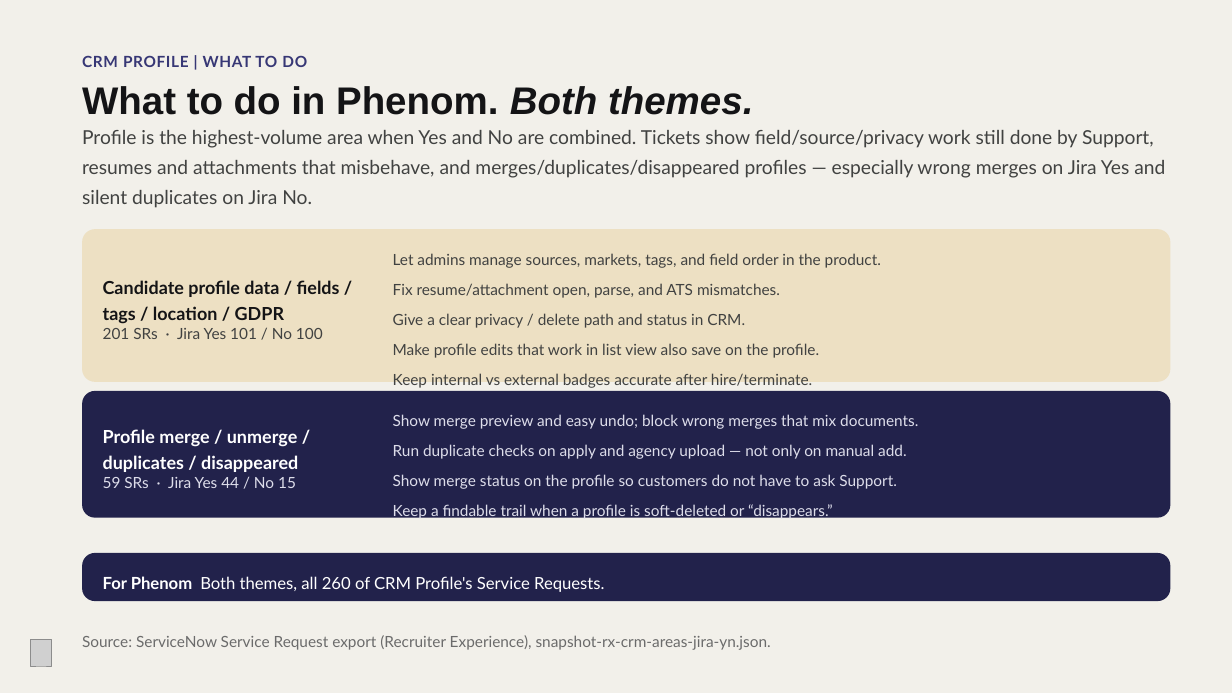
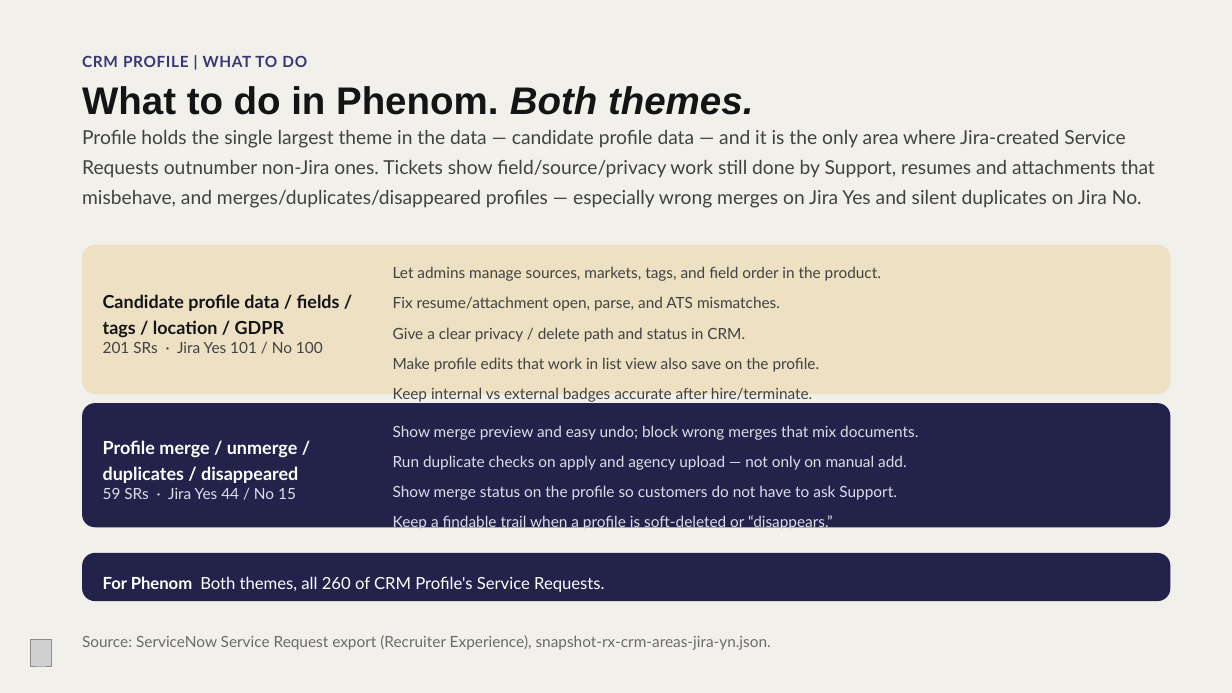
Before and after one commit to venkatagonella/phenom_repo, a slide deck: slide 12 of .cursor/skills/phenom-slide-creator/output-decks/rx-crm-sr-playbook/RX-CRM-Service-Request-Playbook.pptx. Drawn at 1232x693 pixels with LibreOffice and Linux fonts; fonts in the diff are those of the drawing; grey boxes stand for pictures. Boxes give left, top, right and bottom in pixels: in the first picture for what was removed or moved away, otherwise in the second. Text is boxed around its words. In the diff, an @@ line names an element or a change of style, - is before the commit and + after.

```diff
--- a/.cursor/skills/phenom-slide-creator/output-decks/rx-crm-sr-playbook/RX-CRM-Service-Request-Playbook.pptx
+++ b/.cursor/skills/phenom-slide-creator/output-decks/rx-crm-sr-playbook/RX-CRM-Service-Request-Playbook.pptx
@@ text at bbox=[82, 130, 1155, 208]: text changed @@
-Profile is the highest-volume area when Yes and No are combined. Tickets show field/source/privacy work still done by Support, resumes and attachments that misbehave, and merges/duplicates/disappeared profiles — especially wrong merges on Jira Yes and silent duplicates on Jira No.
+Profile holds the single largest theme in the data — candidate profile data — and it is the only area where Jira-created Service Requests outnumber non-Jira ones. Tickets show field/source/privacy work still done by Support, resumes and attachments that misbehave, and merges/duplicates/disappeared profiles — especially wrong merges on Jira Yes and silent duplicates on Jira No.
@@ 3 texts, 1 rounded rectangle: place and size @@
-3 texts, 1 rounded rectangle at bbox=[82, 229, 1171, 388]
+3 texts, 1 rounded rectangle at bbox=[82, 245, 1171, 402]
@@ rounded rectangle at bbox=[82, 245, 1171, 395]: proportions changed @@
@@ 3 texts, 1 rounded rectangle: place and size @@
-3 texts, 1 rounded rectangle at bbox=[82, 391, 1171, 520]
+3 texts, 1 rounded rectangle at bbox=[82, 403, 1171, 531]
@@ rounded rectangle at bbox=[82, 403, 1171, 527]: proportions changed @@
```
Also in this commit, not shown: 4 other files.
